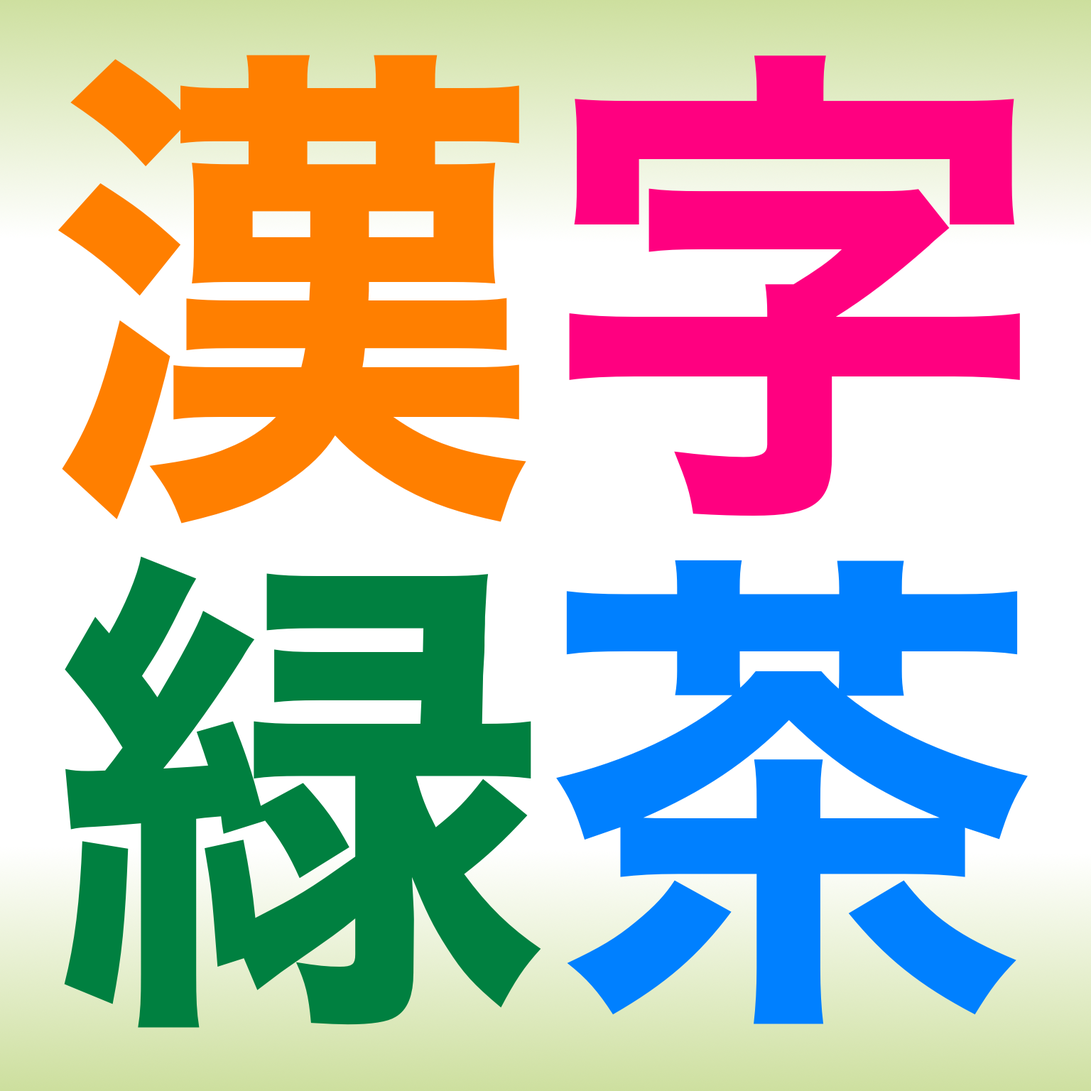
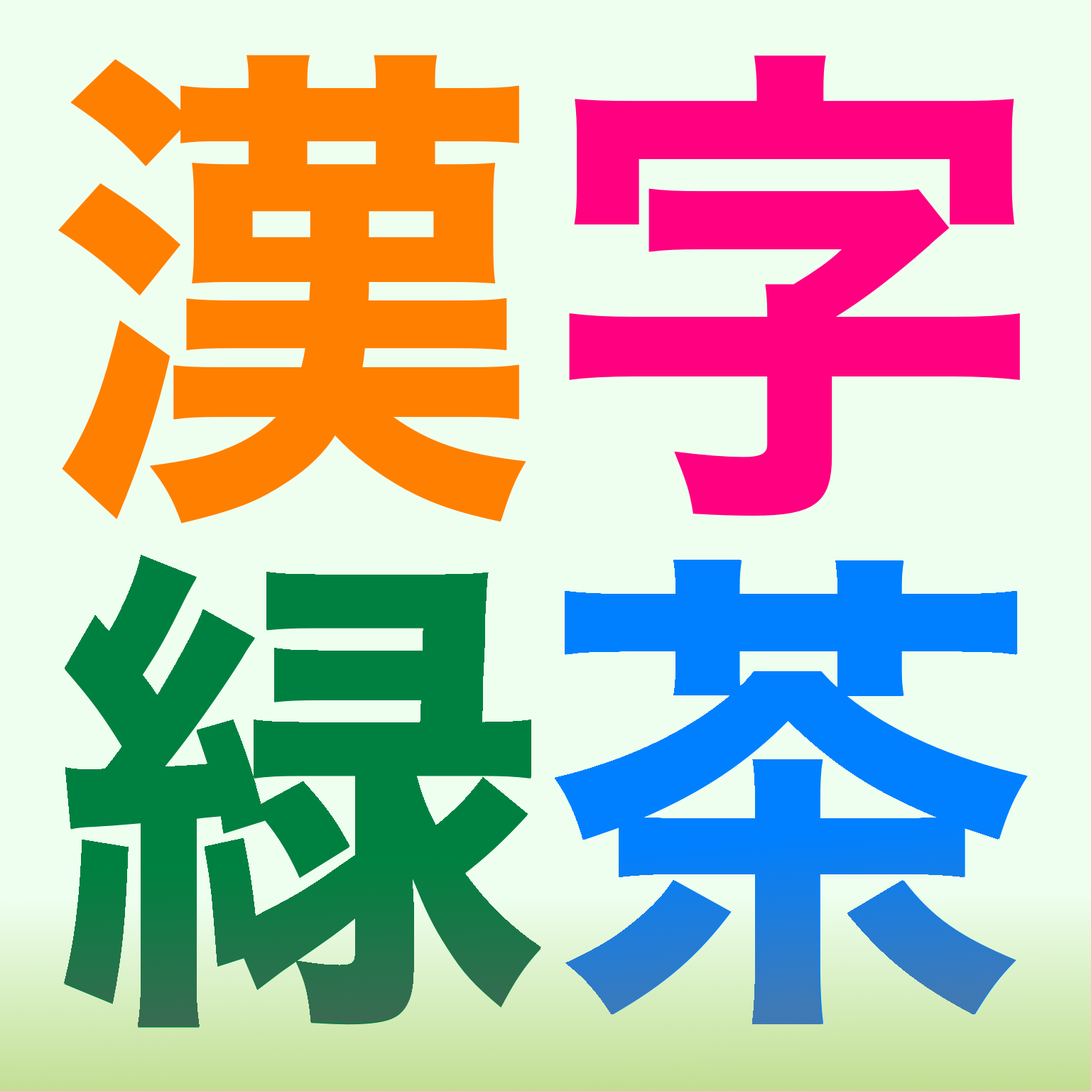
Two versions of the same layered image (1091px x 1091px). Layer-by-layer changes:
added layer "Clipboard #1" above "茶" over [554, 559, 1027, 1025]
added layer "Clipboard" above "緑" over [63, 554, 542, 1027]
removed layer "Layer" over [0, 0, 1091, 1091]
painted on "Background" over [0, 0, 1091, 1091]
